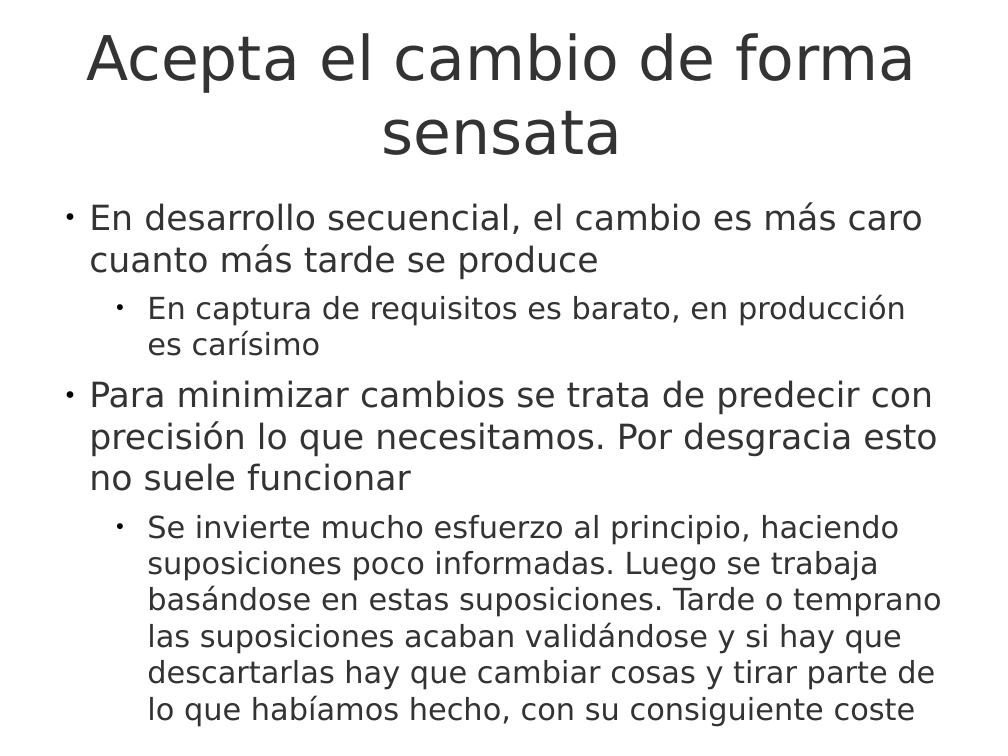
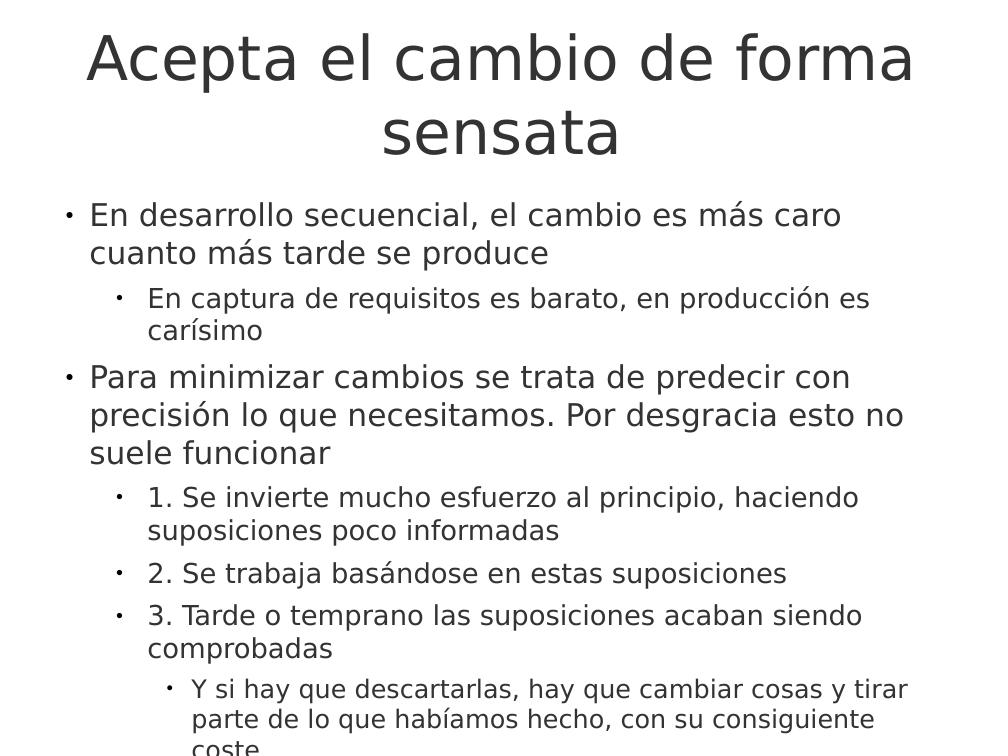
Before and after one commit to UNIZAR-30248-GeProSoft/scrum-slides, a slide deck: slide 30 of 7i_GPS-S02-Scrum-PrincipiosÁgiles.odp (slide 29 before the commit). Drawn at 1008x756 pixels with LibreOffice and Linux fonts; fonts in the diff are those of the drawing; background and template pictures are left out. Boxes give left, top, right and bottom in pixels: in the first picture for what was removed or moved away, otherwise in the second. Text is boxed around its words. In the diff, an @@ line names an element or a change of style, - is before the commit and + after.

```diff
--- a/7i_GPS-S02-Scrum-PrincipiosÁgiles.odp
+++ b/7i_GPS-S02-Scrum-PrincipiosÁgiles.odp
@@ text at (89,201,904,465): size 24.8 to 22.4 pt in "En desarrollo secuencial, el cambio es más ...", "Para minimizar cambios se trata de predecir ..."; size 21.7 to 19.6 pt in "En captura de requisitos es barato, en ..." @@
@@ text at (147,486,908,734): text changed; size 21.7 to 19.6 pt @@
-  ● Se invierte mucho esfuerzo al principio, haciendo suposiciones poco informadas. Luego se trabaja basándose en estas suposiciones. Tarde o temprano las suposiciones acaban validándose y si hay que descartarlas hay que cambiar cosas y tirar parte de lo que habíamos hecho, con su consiguiente coste
+  ● 1. Se invierte mucho esfuerzo al principio, haciendo suposiciones poco informadas
+  ● 2. Se trabaja basándose en estas suposiciones
+  ● 3. Tarde o temprano las suposiciones acaban siendo comprobadas
+    ● Y si hay que descartarlas, hay que cambiar cosas y tirar parte de lo que habíamos hecho, con su consiguiente coste
@@ text at (163,717,615,732): text changed @@
-Salvo que se indique lo contrario, este trabajo es © 2015 Rubén Béjar http://www.rubenbejar.com
+Salvo que se indique lo contrario, este trabajo es © 2017 Rubén Béjar http://www.rubenbejar.com
@@ page number at (806,724,1008,755): text changed; size 24 to 12 pt @@
-29
+30
```
Also in this commit, not shown: 51 other slides changed, 2 slides added, 1 other file.
